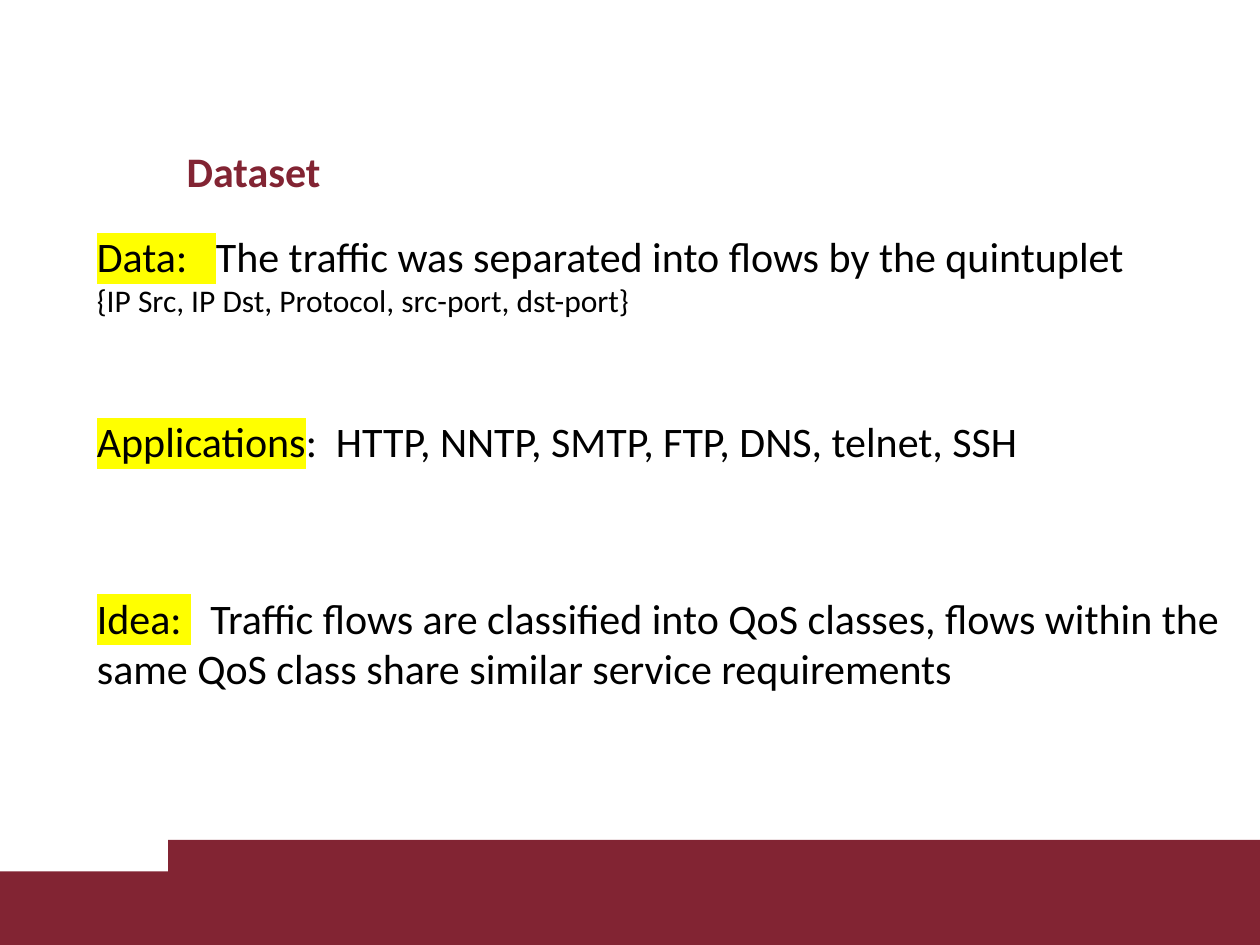
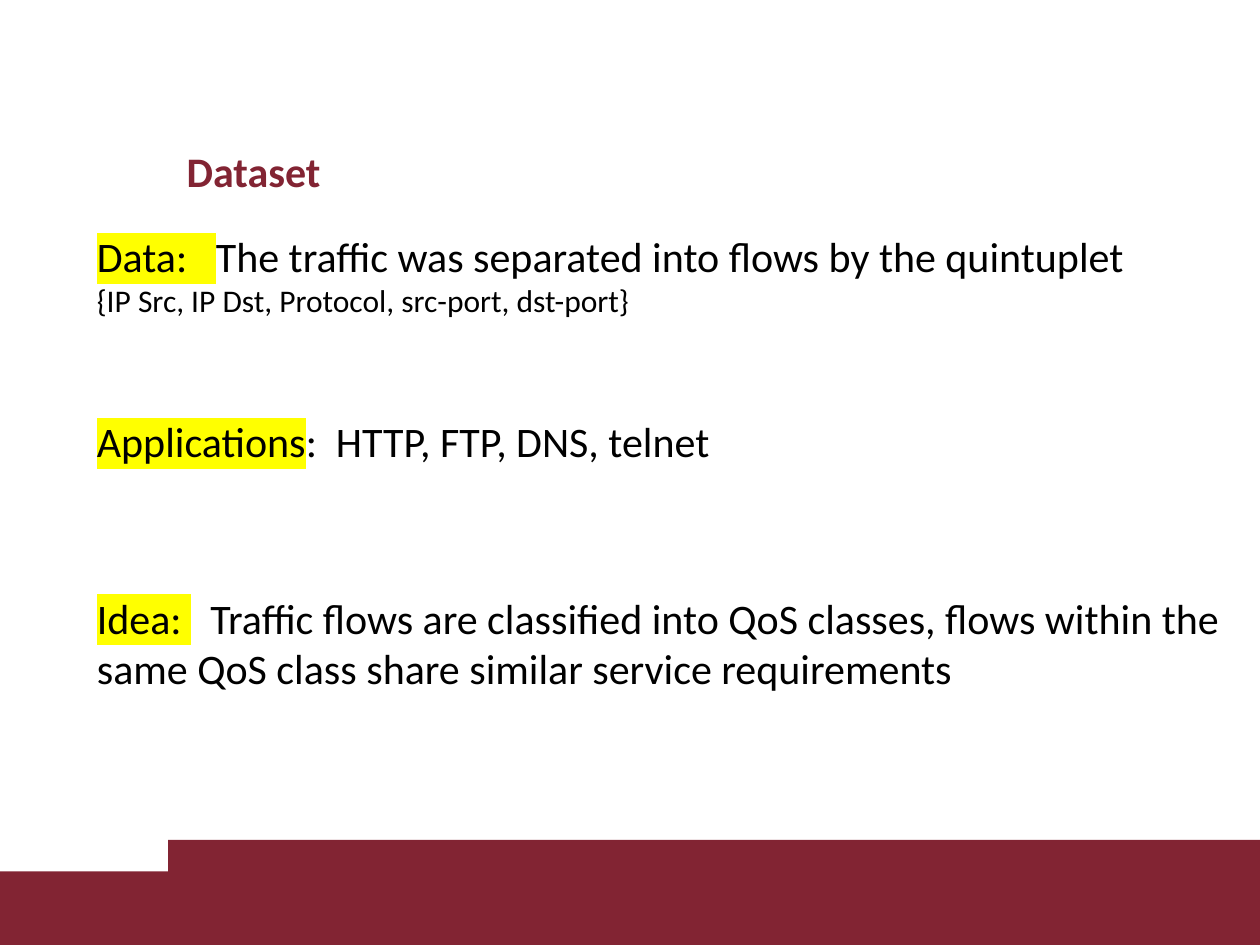
Before and after one commit to davaureli/NBD_LabSession, a slide deck: slide 19 of Lecture 3/Lecture 3.pptx. Drawn at 1260x945 pixels with LibreOffice and Linux fonts; fonts in the diff are those of the drawing; background and template pictures are left out. Boxes give left, top, right and bottom in pixels: in the first picture for what was removed or moved away, otherwise in the second. Text is boxed around its words. In the diff, an @@ line names an element or a change of style, - is before the commit and + after.

```diff
--- a/Lecture 3/Lecture 3.pptx
+++ b/Lecture 3/Lecture 3.pptx
@@ text at box(97, 423, 709, 468): text changed @@
-Applications: HTTP, NNTP, SMTP, FTP, DNS, telnet, SSH
+Applications: HTTP, FTP, DNS, telnet
```
Also in this commit, not shown: 2 other slides changed, 3 slides added.
